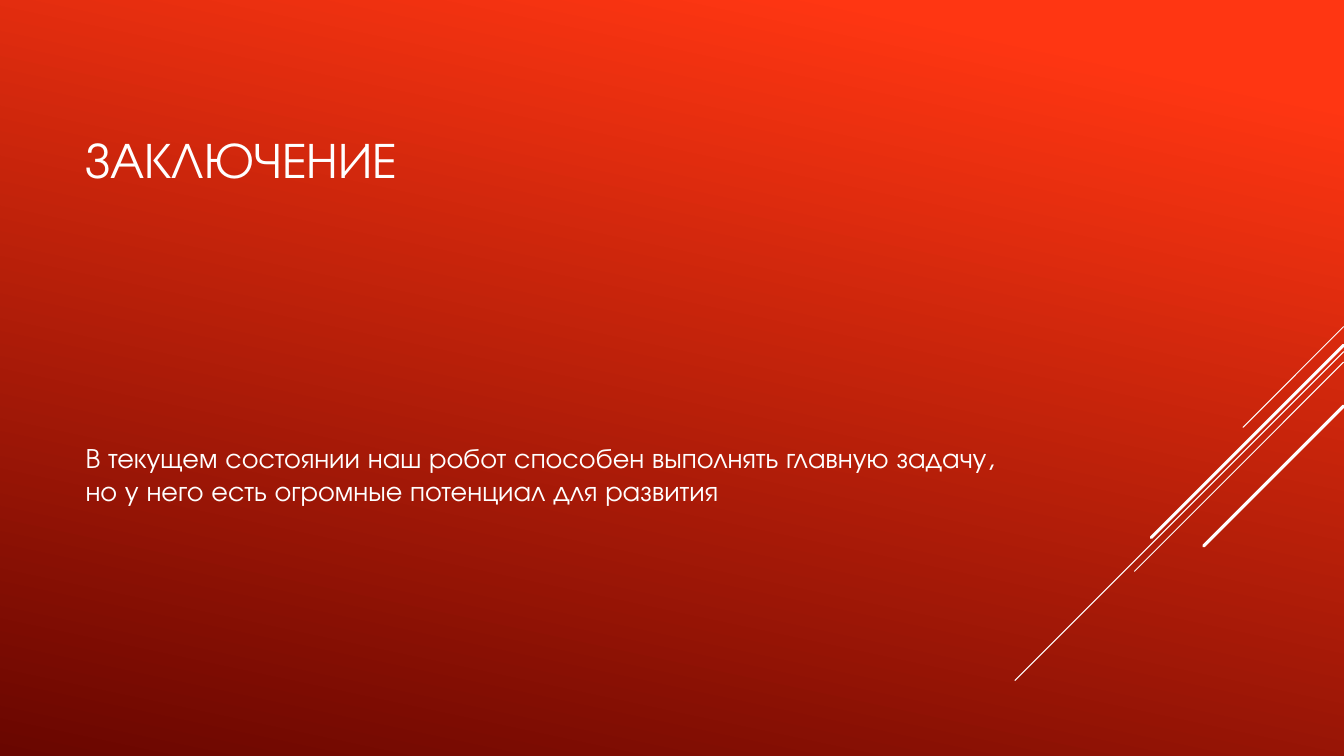
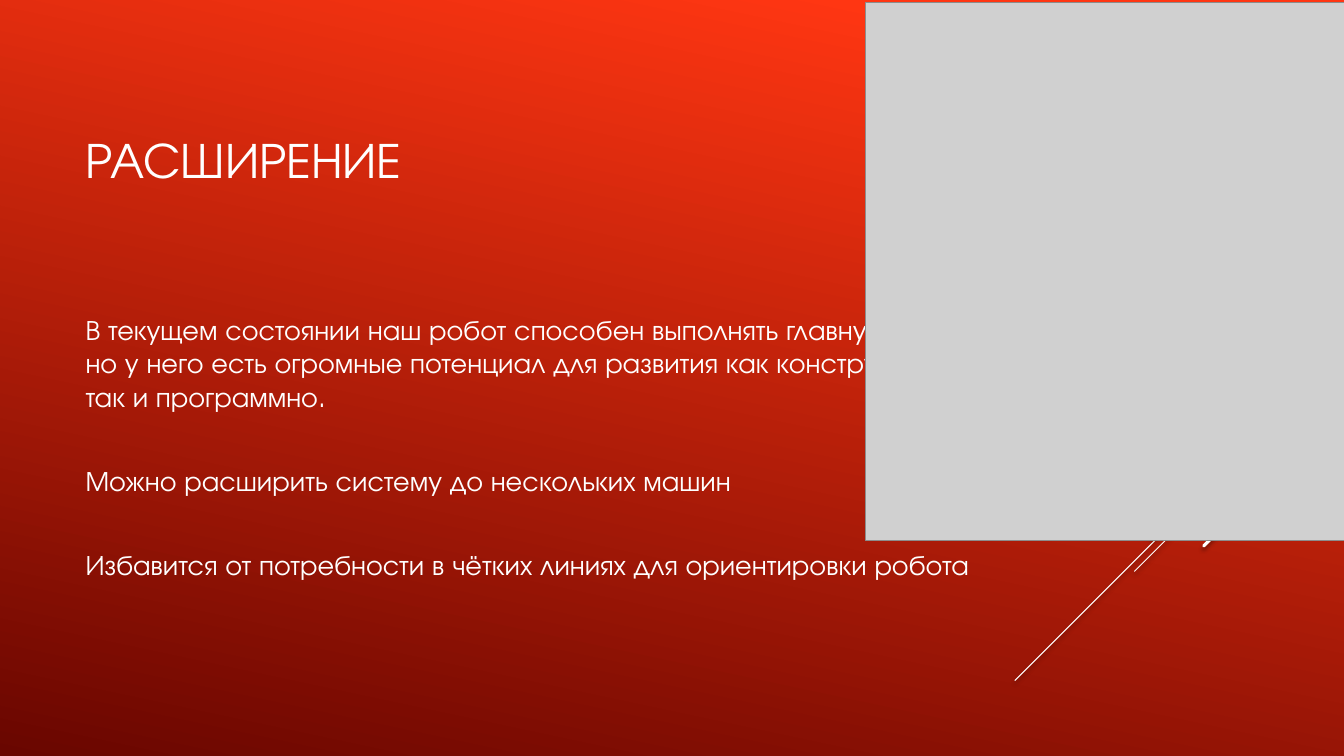
Before and after one commit to TransoChel/ProjectRobotLogistic, a slide deck: slide 15 of Проект «Робот-логист».pptx (slide 10 before the commit). Drawn at 1344x756 pixels with LibreOffice and Linux fonts; fonts in the diff are those of the drawing; grey boxes stand for pictures. Boxes give left, top, right and bottom in pixels: in the first picture for what was removed or moved away, otherwise in the second. Text is boxed around its words. In the diff, an @@ line names an element or a change of style, - is before the commit and + after.

```diff
--- a/Проект «Робот-логист».pptx
+++ b/Проект «Робот-логист».pptx
@@ picture added at [865, 2, 1344, 539] @@
@@ title at [86, 143, 402, 179]: text changed @@
-ЗАКЛЮЧЕНИЕ
+РАСШИРЕНИЕ
@@ text at [86, 315, 985, 580]: text changed @@
-В текущем состоянии наш робот способен выполнять главную задачу, но у него есть огромные потенциал для развития
+В текущем состоянии наш робот способен выполнять главную задачу, но у него есть огромные потенциал для развития как конструкционно, так и программно.
+Можно расширить систему до нескольких машин
+Избавится от потребности в чётких линиях для ориентировки робота
```
Also in this commit, not shown: 9 other slides changed, 5 slides added.
